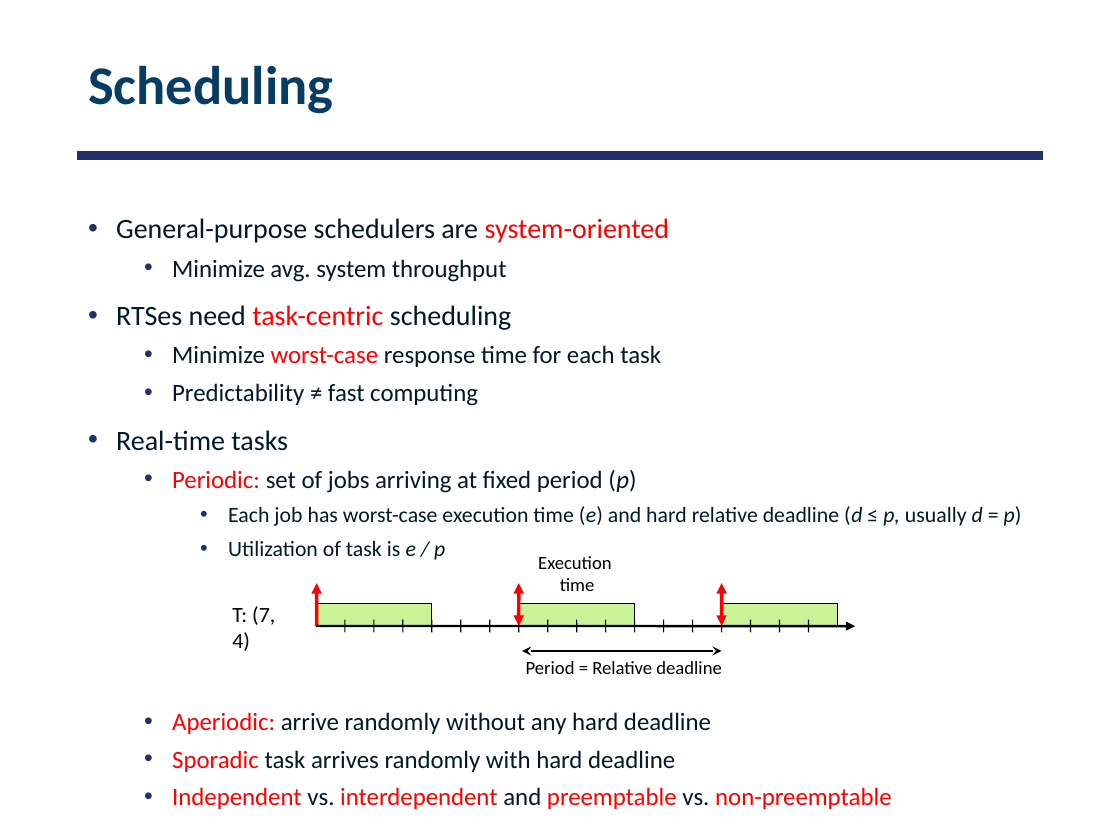
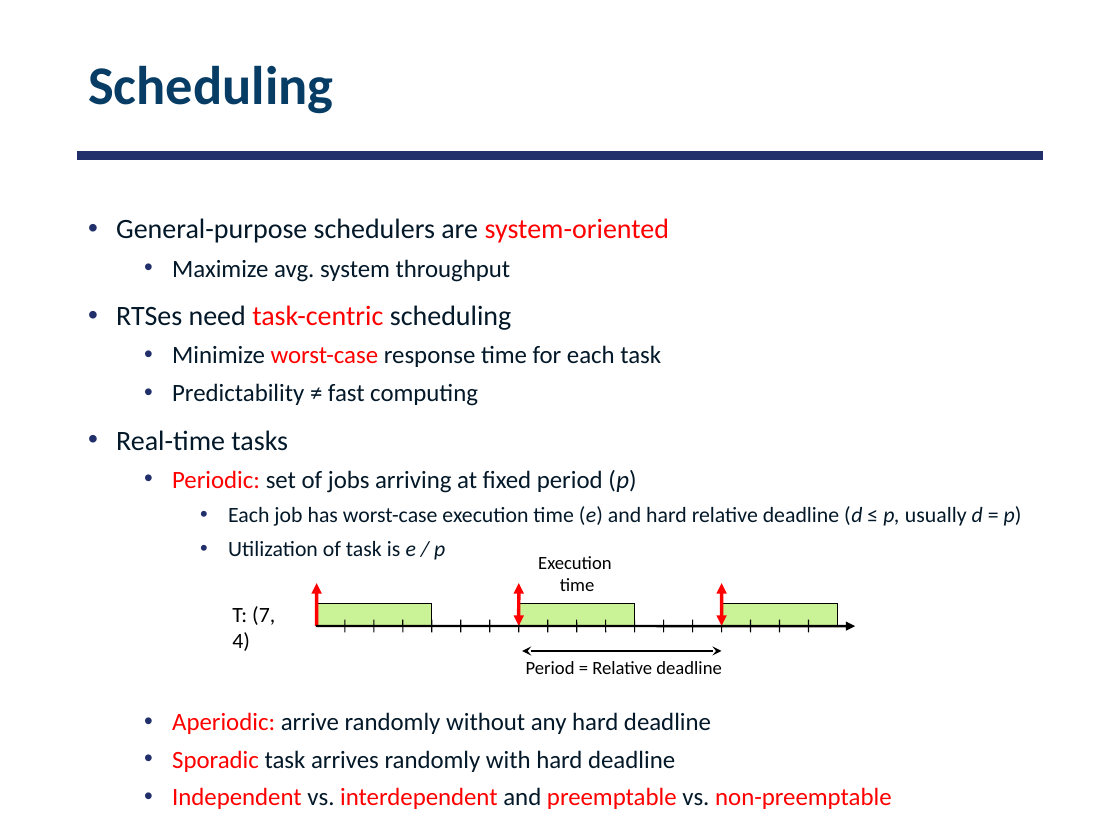
Before and after one commit to smajidzahedi/ECE350, a slide deck: slide 14 of 06-realtime.pptx. Drawn at 1120x840 pixels with LibreOffice and Linux fonts; fonts in the diff are those of the drawing. Boxes give left, top, right and bottom in pixels: in the first picture for what was removed or moved away, otherwise in the second. Text is boxed around its words. In the diff, an @@ line names an element or a change of style, - is before the commit and + after.

```diff
--- a/06-realtime.pptx
+++ b/06-realtime.pptx
@@ text at box(172, 259, 511, 282): text changed @@
-  • Minimize avg. system throughput
+  • Maximize avg. system throughput
```
Also in this commit, not shown: 1 other slide changed, 1 other file.
